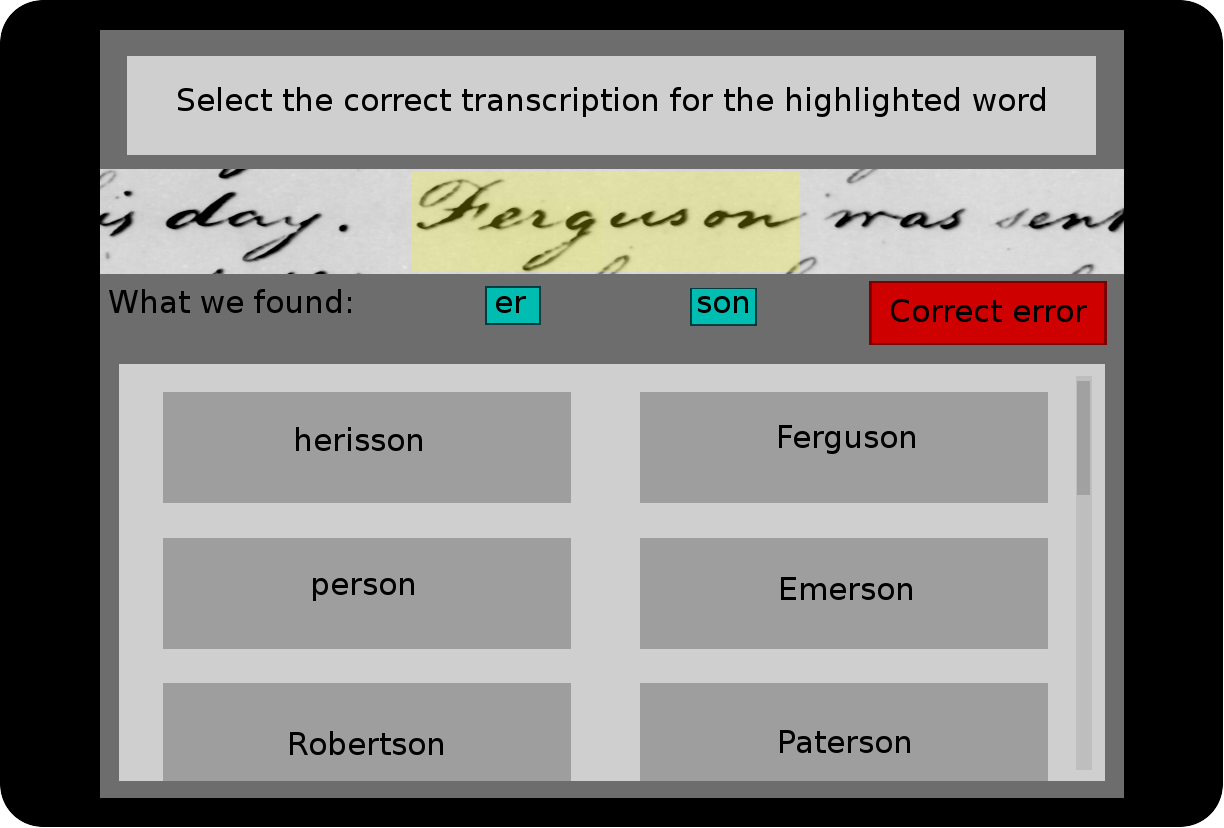
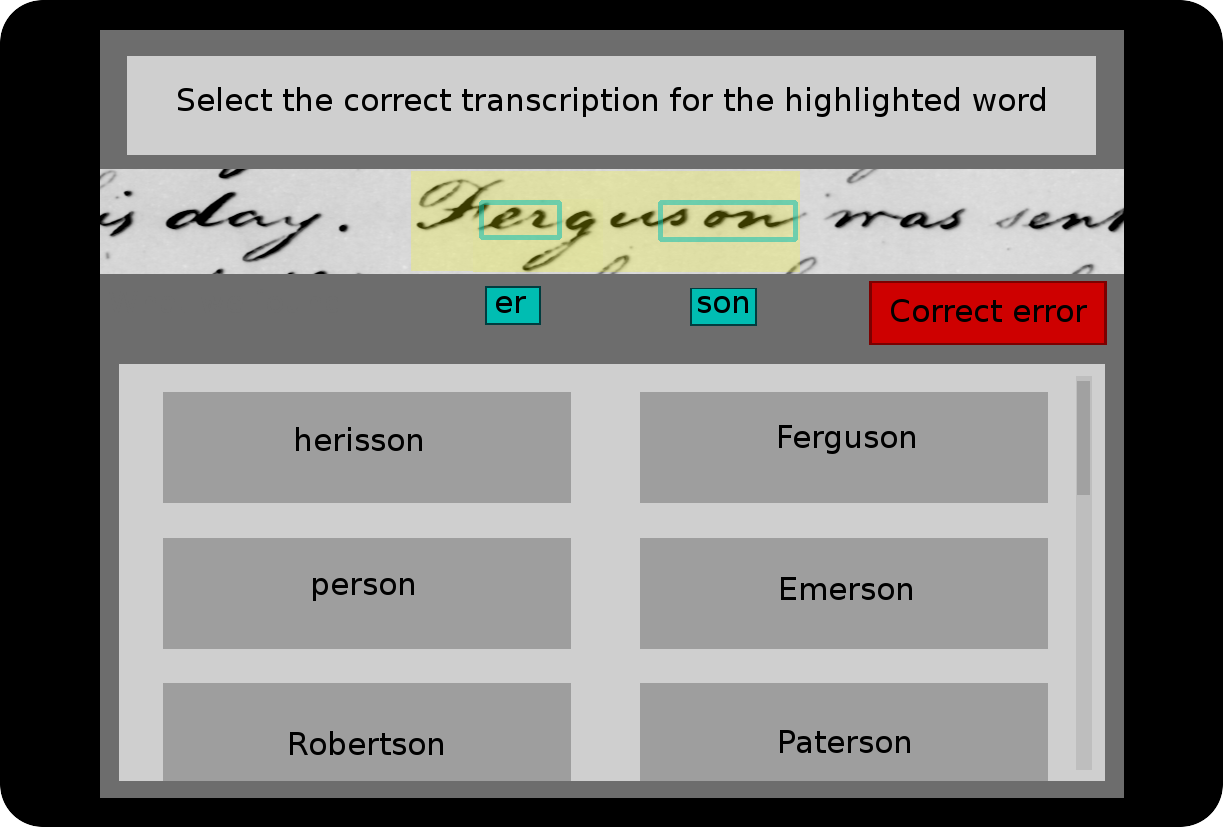
Revision of a layered 1224 × 828 image; what changed, layer by layer:
added layer "cyan highlight" above "err" over [479, 200, 798, 242]
painted on "What we found: er..." over [109, 289, 351, 313]
